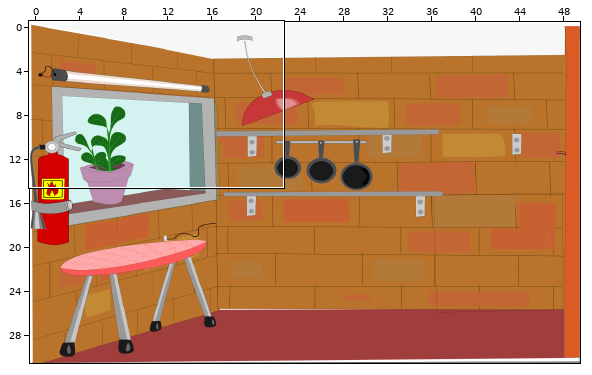
One commit to this Tiled map: data/escena_04/escena_04.tmx. The picture above shows the old version from afar; the outline marks the close-up.
Close-up. Old version:
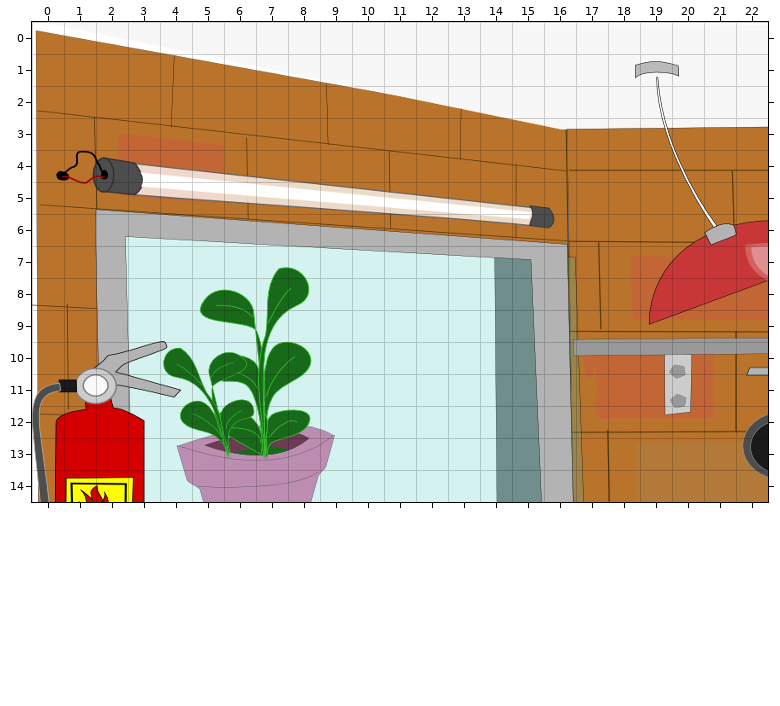
Cells are 32x32 px. Shown: x 0..22, y 0..14. Tiles whose own drawing changed are shown in their newer look in all pictures.
After the commit:
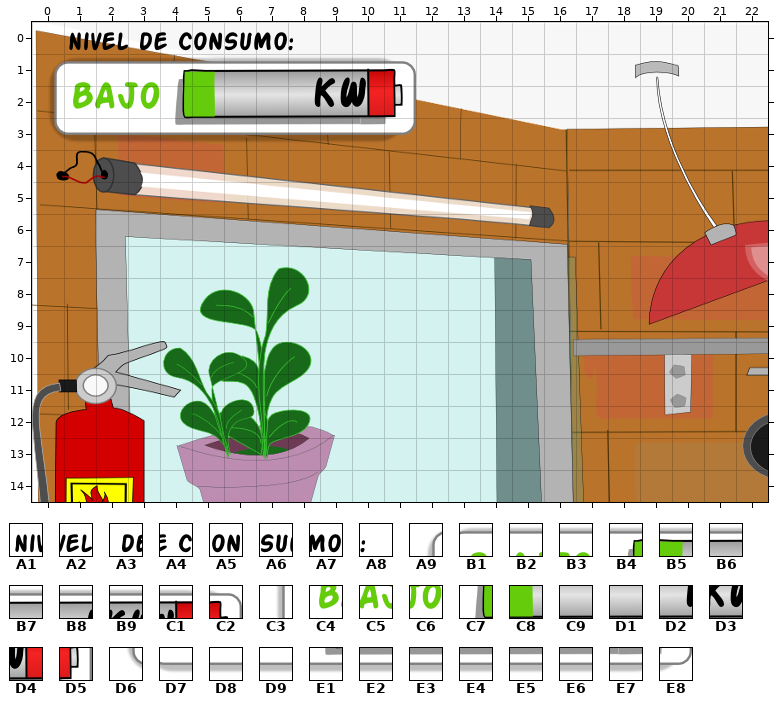
Key: from "pila": A1 1, A2 2, A3 3, A4 4, A5 5, A6 6, A7 7, A8 8, A9 12, B1 13, B2 14, B3 15, B4 16, B5 17, B6 18, B7 19, B8 20, B9 21, C1 22, C2 23, C3 24, C4 25, C5 26, C6 27, C7 28, C8 29, C9 30, D1 31, D2 32, D3 33, D4 34, D5 35, D6 36, D7 37, D8 38, D9 39, E1 40, E2 41, E3 42, E4 43, E5 44, E6 45, E7 46, E8 47.
__ is an empty cell.
Tiles of an added or newly shown layer are drawn over the layers below it.
Log entry: mejorando escenas
Difference:
Layer "foreground" (added):
Tile A1 is added in row 0 at x 1.
Tile A2 is added in row 0 at x 2.
Tile A3 is added in row 0 at x 3.
Tile A4 is added in row 0 at x 4.
Tile A5 is added in row 0 at x 5.
Tile A6 is added in row 0 at x 6.
Tile A7 is added in row 0 at x 7.
Tile A8 is added in row 0 at x 8.
Tile A9 is added in row 1 at x 0.
Tile B1 is added in row 1 at x 1.
Tile B2 is added in row 1 at x 2.
Tile B3 is added in row 1 at x 3.
Tile B4 is added in row 1 at x 4.
Tile B5 is added in row 1 at x 5.
Tile B6 is added in row 1 at x 6.
Tile B7 is added in row 1 at x 7.
Tile B8 is added in row 1 at x 8.
Tile B9 is added in row 1 at x 9.
Tile C1 is added in row 1 at x 10.
Tile C2 is added in row 1 at x 11.
Tile C3 is added in row 2 at x 0.
Tile C4 is added in row 2 at x 1.
Tile C5 is added in row 2 at x 2.
Tile C6 is added in row 2 at x 3.
Tile C7 is added in row 2 at x 4.
Tile C8 is added in row 2 at x 5.
Tile C9 is added in row 2 at x 6.
Tile D1 is added in row 2 at x 7.
Tile D2 is added in row 2 at x 8.
Tile D3 is added in row 2 at x 9.
Tile D4 is added in row 2 at x 10.
Tile D5 is added in row 2 at x 11.
Tile D6 is added in row 3 at x 0.
Tile D7 is added in row 3 at x 1.
Tile D8 is added in row 3 at x 2.
Tile D9 is added in row 3 at x 3.
Tile E1 is added in row 3 at x 4.
Tile E2 is added in row 3 at x 5.
Tile E3 is added in row 3 at x 6.
Tile E4 is added in row 3 at x 7.
Tile E5 is added in row 3 at x 8.
Tile E6 is added in row 3 at x 9.
Tile E7 is added in row 3 at x 10.
Tile E8 is added in row 3 at x 11.
Pixel boxes of the changes (left, top, right, bottom) in both close-ups:
added: (49, 32, 416, 143)
